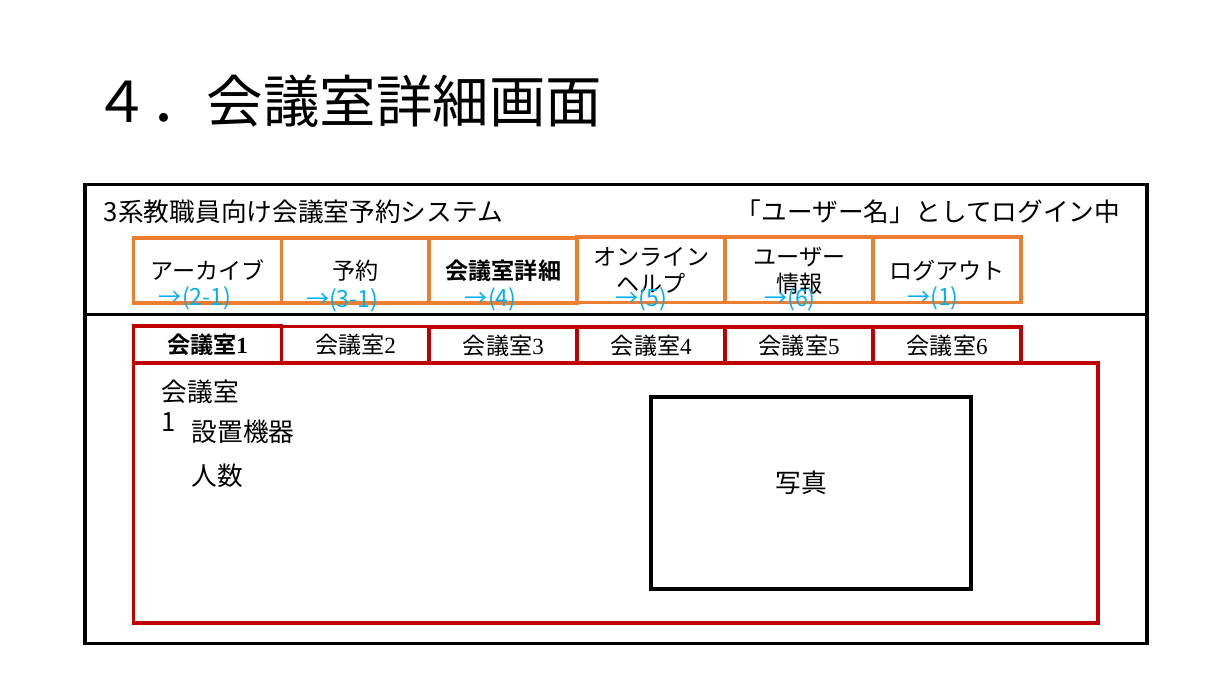
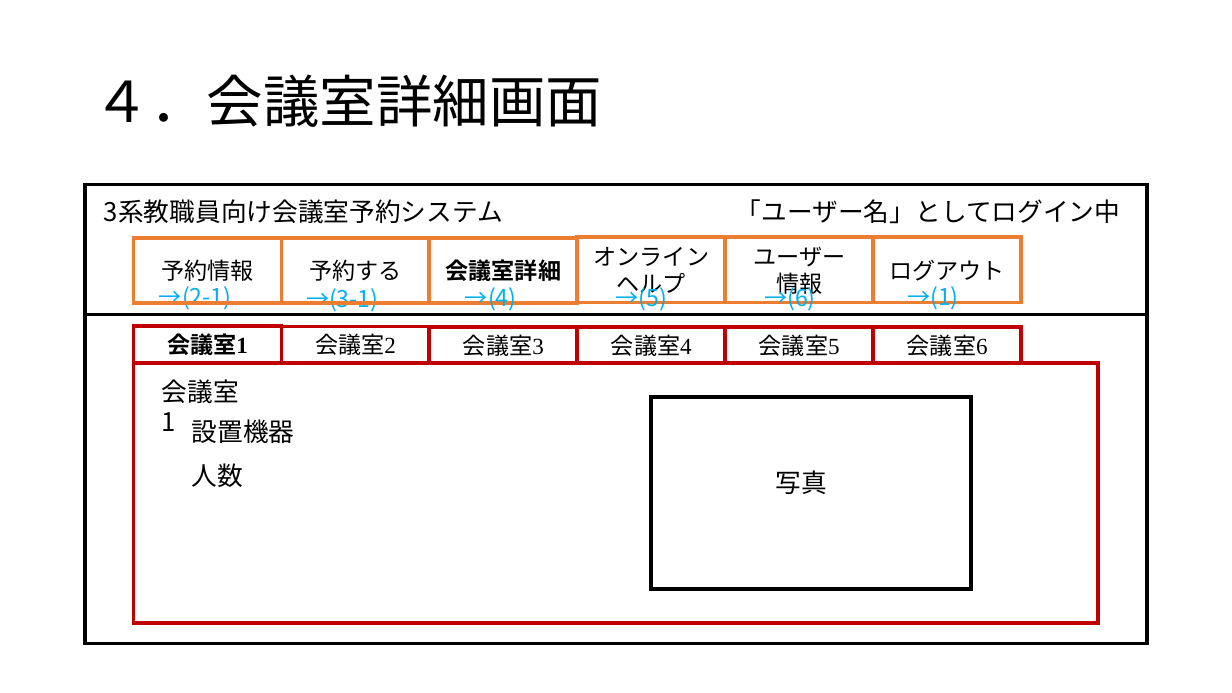
Before and after one commit to T1-2022/yoyaku, a slide deck: slide 7 of Design.pptx. Drawn at 1232x693 pixels with LibreOffice and Linux fonts; fonts in the diff are those of the drawing. Boxes give left, top, right and bottom in pixels: in the first picture for what was removed or moved away, otherwise in the second. Text is boxed around its words. In the diff, an @@ line names an element or a change of style, - is before the commit and + after.

Commit message:
画面名称の変更

```diff
--- a/Design.pptx
+++ b/Design.pptx
@@ text in rectangle at bbox=[161, 259, 253, 281]: text changed @@
-アーカイブ
+予約情報
@@ text in rectangle at bbox=[309, 259, 401, 281]: text changed @@
-予約
+予約する
```
Also in this commit, not shown: 8 other slides changed.
